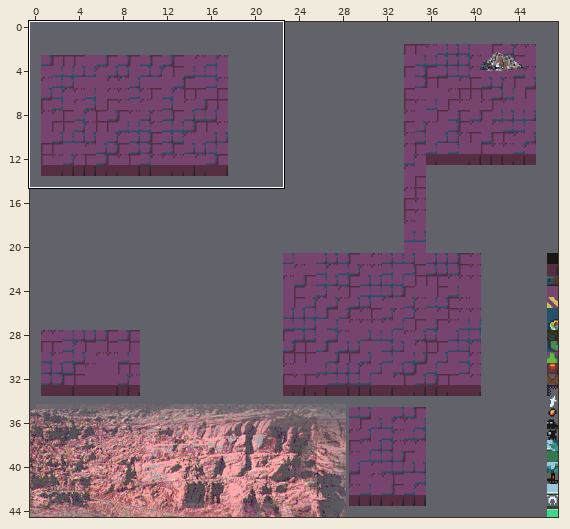
An edit to a level. Tiled map (JSON), test/assets/maps/testmap.json. Above, an overview of the earlier version with the close-up marked.
Close-up. Old version:
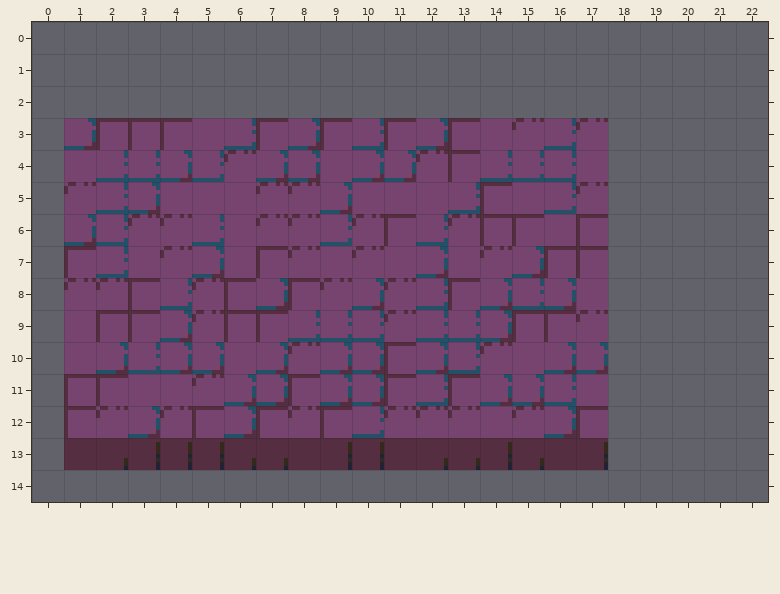
Cells are 16x16 px. Shown: x 0..22, y 0..14.
Once edited:
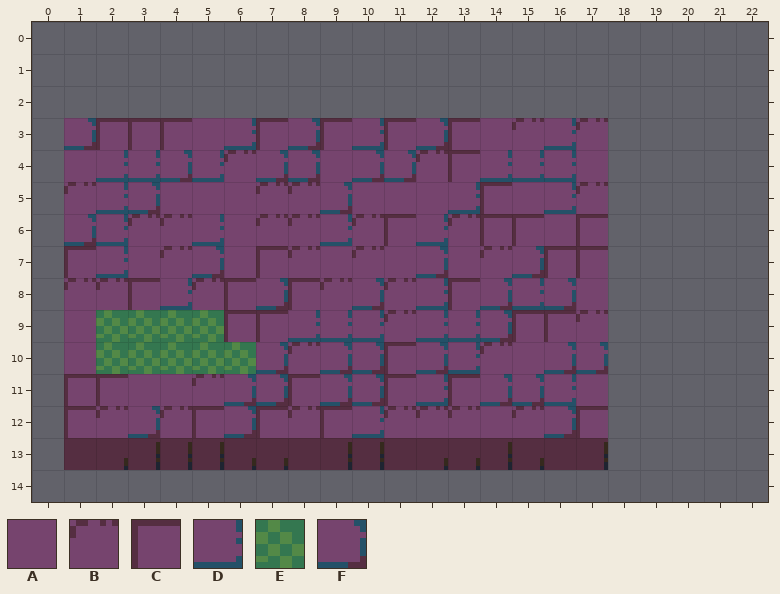
Key: from "scut_extrude-16": A 15, B 16, C 17, D 19, E 22, F 24.
_ is an empty cell.
Difference:
Layer "Main":
The edit turns tile A into tile E in row 10 at x 6.
The edit turns tile B into tile E in row 9 at x 5.
The edit turns tile C into tile E in row 9 at x 2 to 3.
The edit turns tile D into tile E in row 10 at x 3.
The edit turns tile F into tile E in row 9 at x 4; in row 10 at x 2 and 4 to 5.
Changed places in both close-ups, as pixel boxes (x1, y1, x2, y2):
changed: (96, 310, 256, 374)
